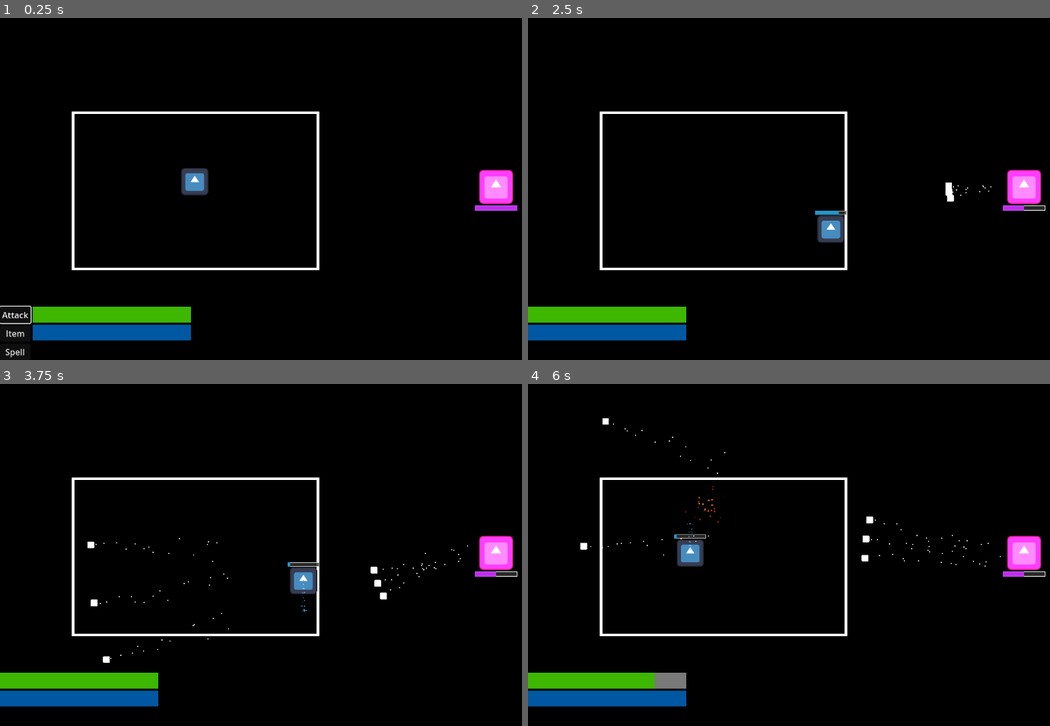
Above: before the commit, frames 1-4 (two rows, left to right).
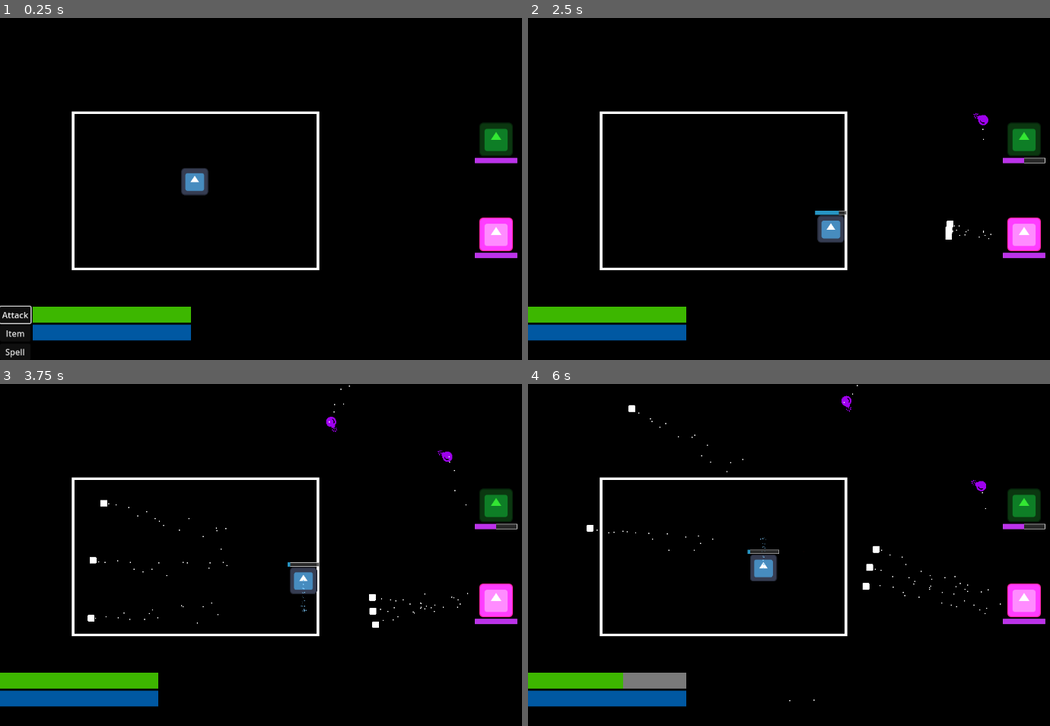
Above: after the commit, the same moments.

Repository: kriegueur/shovel_jam
Game: Godot game, scene res://scenes/battle_scene.tscn
Two runs of this game, one before a commit and one after it. Both use one fixed random seed, a clock stepped at 60 frames per second and the inputs below. The engine's default icon, where the game draws it, is replaced by a stand-in: a white triangle on a blue panel in a dark square.
Inputs (mouse positions are in pixels of both pictures, inside the frame that each line leads up to):
- Up to frame 1 (0.25 s): no input
- Up to frame 2 (2.5 s): click "Attack" at 0.5 s; tap Enter (ui_accept) at 1.25, 1.52, 2.27 s; move the mouse to (966, 171) at 1.27 s; hold D (right) 1.28-2.03 s; tap Shift (dash) at 1.35, 2.1 s; move the mouse to (710, 206) at 2.02 s; hold Down (ui_down) from 2.03 s (still down)
- Up to frame 3 (3.75 s): move the mouse to (365, 479) at 2.77 s; release Down (ui_down) at 2.78 s; hold D (right) 2.78-3.53 s; tap Shift (dash) at 2.85, 3.6 s; move the mouse to (271, 623) at 3.52 s; hold Up (ui_up) from 3.53 s (still down)
- Up to frame 4 (6 s): tap Enter (ui_accept) at 3.77, 4.52, 5.27 s; move the mouse to (1013, 606) at 4.27 s; release Up (ui_up) at 4.28 s; hold A (left) 4.28-5.78 s; tap Shift (dash) at 4.35, 5.1, 5.85 s; move the mouse to (648, 503) at 5.02 s; move the mouse to (862, 555) at 5.77 s; hold Down (ui_down) from 5.78 s (still down)

The runs differ from the first frame. In frame 1, 2.3% of the frame differs, in the area x 90-100%, y 30-71%; in frame 2, 2.6%; in frame 3, 3.0%; in frame 4, 4.2%, in the area x 9-100%, y 0-93%.

Commit message:
feat(boss_design): Adding snowman and homing enmemy

Diff:
--- a/project.godot
+++ b/project.godot
@@ -21,6 +21,38 @@
 
 [input]
 
+ui_left={
+"deadzone": 0.5,
+"events": [Object(InputEventKey,"resource_local_to_scene":false,"resource_name":"","device":0,"window_id":0,"alt_pressed":false,"shift_pressed":false,"ctrl_pressed":false,"meta_pressed":false,"pressed":false,"keycode":4194319,"physical_keycode":0,"key_label":0,"unicode":0,"location":0,"echo":false,"script":null)
+, Object(InputEventJoypadButton,"resource_local_to_scene":false,"resource_name":"","device":0,"button_index":13,"pressure":0.0,"pressed":false,"script":null)
+, Object(InputEventJoypadMotion,"resource_local_to_scene":false,"resource_name":"","device":0,"axis":0,"axis_value":-1.0,"script":null)
+, Object(InputEventKey,"resource_local_to_scene":false,"resource_name":"","device":-1,"window_id":0,"alt_pressed":false,"shift_pressed":false,"ctrl_pressed":false,"meta_pressed":false,"pressed":false,"keycode":0,"physical_keycode":65,"key_label":0,"unicode":113,"location":0,"echo":false,"script":null)
+]
+}
+ui_right={
+"deadzone": 0.5,
+"events": [Object(InputEventKey,"resource_local_to_scene":false,"resource_name":"","device":0,"window_id":0,"alt_pressed":false,"shift_pressed":false,"ctrl_pressed":false,"meta_pressed":false,"pressed":false,"keycode":4194321,"physical_keycode":0,"key_label":0,"unicode":0,"location":0,"echo":false,"script":null)
+, Object(InputEventJoypadButton,"resource_local_to_scene":false,"resource_name":"","device":0,"button_index":14,"pressure":0.0,"pressed":false,"script":null)
+, Object(InputEventJoypadMotion,"resource_local_to_scene":false,"resource_name":"","device":0,"axis":0,"axis_value":1.0,"script":null)
+, Object(InputEventKey,"resource_local_to_scene":false,"resource_name":"","device":-1,"window_id":0,"alt_pressed":false,"shift_pressed":false,"ctrl_pressed":false,"meta_pressed":false,"pressed":false,"keycode":0,"physical_keycode":68,"key_label":0,"unicode":100,"location":0,"echo":false,"script":null)
+]
+}
+ui_up={
+"deadzone": 0.5,
+"events": [Object(InputEventKey,"resource_local_to_scene":false,"resource_name":"","device":0,"window_id":0,"alt_pressed":false,"shift_pressed":false,"ctrl_pressed":false,"meta_pressed":false,"pressed":false,"keycode":4194320,"physical_keycode":0,"key_label":0,"unicode":0,"location":0,"echo":false,"script":null)
+, Object(InputEventJoypadButton,"resource_local_to_scene":false,"resource_name":"","device":0,"button_index":11,"pressure":0.0,"pressed":false,"script":null)
+, Object(InputEventJoypadMotion,"resource_local_to_scene":false,"resource_name":"","device":0,"axis":1,"axis_value":-1.0,"script":null)
+, Object(InputEventKey,"resource_local_to_scene":false,"resource_name":"","device":-1,"window_id":0,"alt_pressed":false,"shift_pressed":false,"ctrl_pressed":false,"meta_pressed":false,"pressed":false,"keycode":0,"physical_keycode":87,"key_label":0,"unicode":122,"location":0,"echo":false,"script":null)
+]
+}
+ui_down={
+"deadzone": 0.5,
+"events": [Object(InputEventKey,"resource_local_to_scene":false,"resource_name":"","device":0,"window_id":0,"alt_pressed":false,"shift_pressed":false,"ctrl_pressed":false,"meta_pressed":false,"pressed":false,"keycode":4194322,"physical_keycode":0,"key_label":0,"unicode":0,"location":0,"echo":false,"script":null)
+, Object(InputEventJoypadButton,"resource_local_to_scene":false,"resource_name":"","device":0,"button_index":12,"pressure":0.0,"pressed":false,"script":null)
+, Object(InputEventJoypadMotion,"resource_local_to_scene":false,"resource_name":"","device":0,"axis":1,"axis_value":1.0,"script":null)
+, Object(InputEventKey,"resource_local_to_scene":false,"resource_name":"","device":-1,"window_id":0,"alt_pressed":false,"shift_pressed":false,"ctrl_pressed":false,"meta_pressed":false,"pressed":false,"keycode":0,"physical_keycode":83,"key_label":0,"unicode":115,"location":0,"echo":false,"script":null)
+]
+}
 up={
 "deadzone": 0.2,
 "events": [Object(InputEventKey,"resource_local_to_scene":false,"resource_name":"","device":-1,"window_id":0,"alt_press …(192 unchanged characters)…
--- /dev/null
+++ b/scenes/enemies/homing_projectile.tscn
@@ -0,0 +1,21 @@
+[gd_scene load_steps=5 format=3 uid="uid://d026moqfhbvwm"]
+
+[ext_resource type="Texture2D" uid="uid://ct4vbwak8qdtb" path="res://icon.svg" id="1_2m72w"]
+[ext_resource type="Script" uid="uid://b6bp1v5itam7v" path="res://scripts/enemy.gd" id="1_fxetp"]
+[ext_resource type="PackedScene" uid="uid://bywnmjxsuvyhj" path="res://scenes/enemy_component.tscn" id="2_fxetp"]
+[ext_resource type="PackedScene" uid="uid://7xj8pdb58nfc" path="res://scenes/projectile/homing_projectile.tscn" id="4_fxetp"]
+
+[node name="HomingProjectile" type="Node2D"]
+script = ExtResource("1_fxetp")
+
+[node name="Sprite2D" type="Sprite2D" parent="."]
+self_modulate = Color(0, 0.661184, 0.618325, 1)
+scale = Vector2(0.5, 0.5)
+texture = ExtResource("1_2m72w")
+
+[node name="enemy_component" parent="." instance=ExtResource("2_fxetp")]
+self_modulate = Color(0, 0.661184, 0.618325, 1)
+projectile = ExtResource("4_fxetp")
+shoot_towards_player = false
+
+[editable path="enemy_component"]
--- /dev/null
+++ b/scenes/enemies/snow_summoner.tscn
@@ -0,0 +1,23 @@
+[gd_scene load_steps=6 format=3 uid="uid://c1y4jqygddoij"]
+
+[ext_resource type="Script" uid="uid://b6bp1v5itam7v" path="res://scripts/enemy.gd" id="1_iektq"]
+[ext_resource type="Texture2D" uid="uid://ct4vbwak8qdtb" path="res://icon.svg" id="2_1st7x"]
+[ext_resource type="PackedScene" uid="uid://bywnmjxsuvyhj" path="res://scenes/enemy_component.tscn" id="3_d0l7k"]
+[ext_resource type="PackedScene" uid="uid://cpp0nh30es7ng" path="res://scenes/falling_projectile_spawner.tscn" id="4_1st7x"]
+[ext_resource type="PackedScene" uid="uid://cgacp7ruv23rw" path="res://scenes/projectile/snow_projectile.tscn" id="5_d0l7k"]
+
+[node name="SnowSummoner" type="Node2D"]
+script = ExtResource("1_iektq")
+
+[node name="Sprite2D" type="Sprite2D" parent="."]
+self_modulate = Color(2, 3, 3, 1)
+scale = Vector2(0.5, 0.5)
+texture = ExtResource("2_1st7x")
+
+[node name="enemy_component" parent="." instance=ExtResource("3_d0l7k")]
+use_falling_projectiles = true
+falling_projectile_scene = ExtResource("5_d0l7k")
+max_health = 300.0
+
+[node name="FallingProjectileSpawner" parent="enemy_component" instance=ExtResource("4_1st7x")]
+projectile_scene = ExtResource("5_d0l7k")
--- a/scenes/enemy_component.tscn
+++ b/scenes/enemy_component.tscn
@@ -1,6 +1,7 @@
-[gd_scene load_steps=5 format=3 uid="uid://bywnmjxsuvyhj"]
+[gd_scene load_steps=6 format=3 uid="uid://bywnmjxsuvyhj"]
 
 [ext_resource type="Script" uid="uid://88au741dl3ce" path="res://scripts/enemy_component.gd" id="1_wmfil"]
+[ext_resource type="PackedScene" uid="uid://ltnotmg81mnn" path="res://scenes/particles/kill_particles.tscn" id="2_74p7v"]
 
 [sub_resource type="StyleBoxFlat" id="StyleBoxFlat_wmfil"]
 bg_color = Color(0.2, 0.2, 0.2, 0.8)
@@ -18,6 +19,7 @@
 
 [node name="enemy_component" type="Node2D"]
 script = ExtResource("1_wmfil")
+death_particle = ExtResource("2_74p7v")
 
 [node name="Timer" type="Timer" parent="."]
 
--- /dev/null
+++ b/scenes/falling_projectile_spawner.tscn
@@ -0,0 +1,8 @@
+[gd_scene load_steps=2 format=3 uid="uid://cpp0nh30es7ng"]
+
+[ext_resource type="Script" uid="uid://cokl8byhdjh43" path="res://scripts/snow_behavior.gd" id="1_ynhrk"]
+
+[node name="FallingProjectileSpawner" type="Node2D"]
+script = ExtResource("1_ynhrk")
+
+[node name="Timer" type="Timer" parent="."]
--- /dev/null
+++ b/scenes/projectile/homing_projectile.tscn
@@ -0,0 +1,31 @@
+[gd_scene load_steps=6 format=3 uid="uid://7xj8pdb58nfc"]
+
+[ext_resource type="Script" uid="uid://dhfmbt103630d" path="res://scripts/projectile.gd" id="1_fyhdd"]
+[ext_resource type="Texture2D" uid="uid://ct4vbwak8qdtb" path="res://icon.svg" id="2_n66on"]
+[ext_resource type="PackedScene" uid="uid://crwj7kly1mkx2" path="res://scenes/projectile_component.tscn" id="3_wxh8v"]
+[ext_resource type="Script" uid="uid://dh01bcn82ejdu" path="res://scripts/projectiles/homing_projectile.gd" id="4_p83pp"]
+
+[sub_resource type="CircleShape2D" id="CircleShape2D_42muo"]
+radius = 6.66667
+
+[node name="HomingProjectile" type="Node2D"]
+script = ExtResource("1_fyhdd")
+
+[node name="Sprite2D" type="Sprite2D" parent="."]
+self_modulate = Color(0, 100, 100, 1)
+position = Vector2(-11.0386, 14)
+scale = Vector2(0.154969, 0.15)
+texture = ExtResource("2_n66on")
+offset = Vector2(71.7601, -92.5384)
+
+[node name="projectile_component" parent="." instance=ExtResource("3_wxh8v")]
+scale = Vector2(1.2, 1.2)
+script = ExtResource("4_p83pp")
+turn_speed = 2.0
+acceleration = 100.0
+max_speed = 600.0
+
+[node name="CollisionShape2D" parent="projectile_component/Area2D" index="0"]
+shape = SubResource("CircleShape2D_42muo")
+
+[editable path="projectile_component"]
--- /dev/null
+++ b/scenes/projectile/snow_projectile.tscn
@@ -0,0 +1,30 @@
+[gd_scene load_steps=6 format=3 uid="uid://cgacp7ruv23rw"]
+
+[ext_resource type="Texture2D" uid="uid://ct4vbwak8qdtb" path="res://icon.svg" id="1_dlwut"]
+[ext_resource type="Script" uid="uid://dhfmbt103630d" path="res://scripts/projectile.gd" id="1_g6igg"]
+[ext_resource type="PackedScene" uid="uid://crwj7kly1mkx2" path="res://scenes/projectile_component.tscn" id="2_g6igg"]
+[ext_resource type="Script" uid="uid://dptym5wd6g1p4" path="res://scripts/projectiles/snow_projectile.gd" id="4_x8uwb"]
+
+[sub_resource type="CircleShape2D" id="CircleShape2D_kxjfj"]
+radius = 6.66667
+
+[node name="SnowProjectile" type="Node2D"]
+script = ExtResource("1_g6igg")
+
+[node name="Sprite2D" type="Sprite2D" parent="."]
+self_modulate = Color(100, 100, 0, 1)
+position = Vector2(-11.0386, 14)
+scale = Vector2(0.154969, 0.15)
+texture = ExtResource("1_dlwut")
+offset = Vector2(71.7601, -92.5384)
+
+[node name="projectile_component" parent="." instance=ExtResource("2_g6igg")]
+scale = Vector2(1.2, 1.2)
+script = ExtResource("4_x8uwb")
+gravity = 200.0
+max_fall_speed = 600.0
+
+[node name="CollisionShape2D" parent="projectile_component/Area2D" index="0"]
+shape = SubResource("CircleShape2D_kxjfj")
+
+[editable path="projectile_component"]
--- /dev/null
+++ b/scenes/warning_light.tscn
@@ -0,0 +1,12 @@
+[gd_scene load_steps=2 format=3 uid="uid://cicpdg24q1sx4"]
+
+[ext_resource type="Script" uid="uid://cebqreb43krr7" path="res://scripts/warning_light.gd" id="1_rmgda"]
+
+[node name="WarningLight" type="Node2D"]
+script = ExtResource("1_rmgda")
+warning_color = Color(0.954, 0.407, 0.071, 0.519)
+danger_color = Color(1, 0, 0, 0.558)
+
+[node name="Line2D" type="Line2D" parent="."]
+width = 8.0
+default_color = Color(0.77, 0.385, 0, 0.447059)
--- a/scripts/battle_scene.gd
+++ b/scripts/battle_scene.gd
@@ -10,12 +10,19 @@
 const MOB_GROUPS = {
 	"world1" : [
 		["tri_shot"],
+		["bomberman_shot"],
+		["homing_projectile"],
 		["simple_shot", "simple_shot"],
 		["bomberman_shot", "tri_shot"],
-		["bomberman_shot"],
+		["bomberman_shot", "homing_projectile"],
+		["bomberman_shot", "tri_shot"],
+		["homing_projectile", "tri_shot"],
+		["simple_shot", "simple_shot", "simple_shot"],
 	],
 	"boss1" : [
-		["bomberman_shot", "simple_shot", "tri_shot"]
+		["simple_shot", "snow_summoner", "tri_shot"],
+		["snow_summoner", "tri_shot"],
+		["snow_summoner", "homing_projectile"],
 	]
 }
 
@@ -42,9 +49,6 @@
 		hp_bar.value = GameState.player_hp
 		if GameState.player_hp <= 0:
 			print("TODO death")
-	)
-	player.connect("projectile_parried", func(projectile, direction_to_sender):
-		print("PARRYYYYYYYYYYYYY")
 	)
 
 	# UI
--- a/scripts/enemy.gd
+++ b/scripts/enemy.gd
@@ -2,11 +2,17 @@
 
 class_name Enemy
 
+@onready var falling_spawner: FallingProjectileSpawner = $enemy_component/FallingProjectileSpawner
+
 func start_shooting():
 	$enemy_component.start_shooting()
+	if falling_spawner:
+		falling_spawner.start_spawning()
 
 func stop_shooting():
 	$enemy_component.stop_shooting()
+	if falling_spawner:
+		falling_spawner.stop_spawning()
 
 func damage(value : int):
 	$enemy_component.damage(value)
@@ -23,3 +29,9 @@
 func delete_visuals() -> void:
 	$Sprite2D.queue_free()
 	$enemy_component.cleanse()
+	if falling_spawner:
+		falling_spawner.queue_free()
+
+func setup_falling_projectiles(projectile_scene: PackedScene):
+	if falling_spawner:
+		falling_spawner.setup_spawner(projectile_scene)
--- a/scripts/enemy_component.gd
+++ b/scripts/enemy_component.gd
@@ -16,6 +16,10 @@
 @export var death_particle : PackedScene
 @export var hit_blinking_duration: float = 0.5
 @export var hit_blink_speed: float = 0.1
+
+@export var use_falling_projectiles: bool = false
+@export var falling_projectile_scene: PackedScene
+
 var is_blinking: bool = false
 var original_color_modulate: Color
 
@@ -40,16 +44,22 @@
 	if shoot_towards_player:
 		player = get_tree().get_first_node_in_group("player")
 	timer.connect("timeout", func():
-		var angle_to_player : float = 0.0
-		if shoot_towards_player:
-			var dir_to_player = (global_position - player.global_position)
-			angle_to_player = dir_to_player.angle()
-		for i in range(bullets_per_shot):
-			var proj : Projectile = projectile.instantiate()
-			proj.startPos = shot_point
-			proj.dir = SHOT_DIRS[current_shot].rotated(angle_to_player)
-			current_shot = (current_shot+1)%len(SHOT_DIRS)
-			add_child(proj)
+		if use_falling_projectiles:
+			var parent_enemy = get_parent() as Enemy
+			if falling_projectile_scene and parent_enemy:
+				parent_enemy.setup_falling_projectiles(falling_projectile_scene)
+
+		else:
+			var angle_to_player : float = 0.0
+			if shoot_towards_player:
+				var dir_to_player = (global_position - player.global_position)
+				angle_to_player = dir_to_player.angle()
+			for i in range(bullets_per_shot):
+				var proj : Projectile = projectile.instantiate()
+				proj.startPos = shot_point
+				proj.dir = SHOT_DIRS[current_shot].rotated(angle_to_player)
+				current_shot = (current_shot+1)%len(SHOT_DIRS)
+				add_child(proj)
 	)
 	current_health = max_health
 	progress_bar.max_value = max_health
--- /dev/null
+++ b/scripts/projectiles/homing_projectile.gd
@@ -0,0 +1,22 @@
+extends ProjectileComponent
+class_name HomingProjectile
+
+@export var turn_speed: float = 2.0
+@export var acceleration: float = 100.0
+@export var max_speed: float = 600.0
+var current_speed: float = 200.0
+
+func _process(delta: float):
+	if status == ProjectileState.PARRIED:
+		var sender_position = get_parent().get_parent().global_position
+		parent.dir = (sender_position - global_position).normalized()
+		parent.global_translate(parent.dir * SPEED * delta)
+	else:
+		var player = get_tree().get_first_node_in_group("player")
+		if player:
+			var target_dir = (player.global_position - parent.global_position).normalized()
+			if player.global_position.x -10 < global_position.x:
+				parent.dir = parent.dir.lerp(target_dir, turn_speed * delta)
+			current_speed = min(current_speed + acceleration * delta, max_speed)
+			parent.global_translate(parent.dir * current_speed * delta)
+			parent.rotation = parent.dir.angle()
--- /dev/null
+++ b/scripts/projectiles/snow_projectile.gd
@@ -0,0 +1,22 @@
+extends ProjectileComponent
+class_name FallingProjectile
+
+@export var gravity: float = 200.0
+@export var max_fall_speed: float = 600.0
+var fall_speed: float = 0.0
+
+func _ready():
+	super._ready()
+	if trail_instance:
+		trail_instance.queue_free()
+
+func _process(delta: float):
+	if status == ProjectileState.PARRIED:
+		var sender_position = get_parent().get_parent().global_position
+		parent.dir = (sender_position - global_position).normalized()
+		parent.global_translate(parent.dir * SPEED * delta)
+	else:
+		fall_speed = min(fall_speed + gravity * delta, max_fall_speed)
+		parent.global_translate(Vector2.DOWN * fall_speed * delta)
+		if parent.global_position.y > get_viewport().size.y + 100:
+			parent.queue_free()
--- /dev/null
+++ b/scripts/snow_behavior.gd
@@ -0,0 +1,66 @@
+extends Node2D
+class_name FallingProjectileSpawner
+
+@export var projectile_scene: PackedScene
+@export var spawn_interval: float = 0.2
+@export var spawn_width: float = 450.0
+@export var spawn_x_min: float = 150.0
+
+@export var fall_speed: float = 300.0
+@export var warning_duration: float = 3.0
+
+@onready var spawn_timer: Timer = $Timer
+var warning_line_scene: PackedScene = preload("res://scenes/warning_light.tscn")
+var is_spawning: bool = false
+
+func _ready():
+	setup_timer()
+
+func setup_timer():
+	if not spawn_timer:
+		spawn_timer = Timer.new()
+		add_child(spawn_timer)
+
+	spawn_timer.wait_time = spawn_interval
+	spawn_timer.one_shot = false
+	spawn_timer.connect("timeout", spawn_falling_projectile)
+
+func setup_spawner(proj_scene: PackedScene):
+	projectile_scene = proj_scene
+
+func start_spawning():
+	if projectile_scene and not is_spawning:
+		is_spawning = true
+		spawn_timer.start()
+
+func stop_spawning():
+	is_spawning = false
+	spawn_timer.stop()
+
+func spawn_falling_projectile():
+	if not is_spawning or not projectile_scene:
+		return
+	var spawn_x = randf_range(spawn_x_min, spawn_x_min + spawn_width)
+	var warning_pos = Vector2(spawn_x, 0)
+	var spawn_pos = Vector2(spawn_x, 0)
+
+	show_warning_at(warning_pos)
+	get_tree().create_timer(warning_duration).connect("timeout", func():
+		if is_spawning:
+			create_falling_projectile(spawn_pos)
+	)
+
+func show_warning_at(pos: Vector2):
+	var warning = warning_line_scene.instantiate()
+	get_parent().add_child(warning)
+	warning.global_position = pos
+	warning.show_warning(warning_duration)
+
+func create_falling_projectile(spawn_pos: Vector2):
+	var proj = projectile_scene.instantiate()
+	if proj.has_method("set_start_position"):
+		proj.set_start_position(spawn_pos)
+	else:
+		proj.startPos = spawn_pos
+	proj.dir = Vector2.DOWN
+	get_parent().add_child(proj)
--- /dev/null
+++ b/scripts/warning_light.gd
@@ -0,0 +1,70 @@
+extends Node2D
+class_name WarningLine
+
+@onready var line: Line2D = $Line2D
+
+@export var warning_color: Color = Color.YELLOW
+@export var danger_color: Color = Color.RED
+@export var line_width: float = 8.0
+@export var line_length: float = 1000.0
+@export var blink_speed: float = 1.0
+@export var particle_intensity: float = 50.0
+
+var is_warning: bool = false
+var warning_tween: Tween
+
+func _ready():
+	setup_line()
+	visible = false
+
+func setup_line():
+	line.width = line_width
+	line.default_color = warning_color
+	line.add_point(Vector2.ZERO)
+	line.add_point(Vector2(0, line_length))
+
+func show_warning(duration: float):
+	if is_warning:
+		return
+
+	is_warning = true
+	visible = true
+
+	warning_tween = create_tween()
+	warning_tween.set_loops(int(duration / (blink_speed * 2)))
+	warning_tween.tween_method(blink_warning, 0.0, 1.0, blink_speed)
+	warning_tween.tween_method(blink_warning, 1.0, 0.0, blink_speed)
+	var intensify_timer = duration * 0.7
+	get_tree().create_timer(intensify_timer).connect("timeout", intensify_warning)
+	get_tree().create_timer(duration).connect("timeout", hide_warning)
+
+func blink_warning(alpha: float):
+	line.modulate.a = alpha
+
+func intensify_warning():
+	if not is_warning:
+		return
+
+	line.default_color = danger_color
+	blink_speed *= 0.3
+
+func hide_warning():
+	is_warning = false
+	visible = false
+
+	if warning_tween:
+		warning_tween.kill()
+
+	get_tree().create_timer(2.0).connect("timeout", func(): queue_free())
+
+func set_line_direction(direction: Vector2, length: float = -1):
+	if length <= 0:
+		length = line_length
+
+	line.clear_points()
+	line.add_point(Vector2.ZERO)
+	line.add_point(direction.normalized() * length)
+
+	var box_size = Vector3(line_width/2, length/2, 0)
+	if abs(direction.x) > abs(direction.y):
+		box_size = Vector3(length/2, line_width/2, 0)
Not shown, added: scripts/projectiles/homing_projectile.gd.uid
Not shown, added: scripts/projectiles/snow_projectile.gd.uid
Not shown, added: scripts/snow_behavior.gd.uid
Not shown, added: scripts/warning_light.gd.uid
